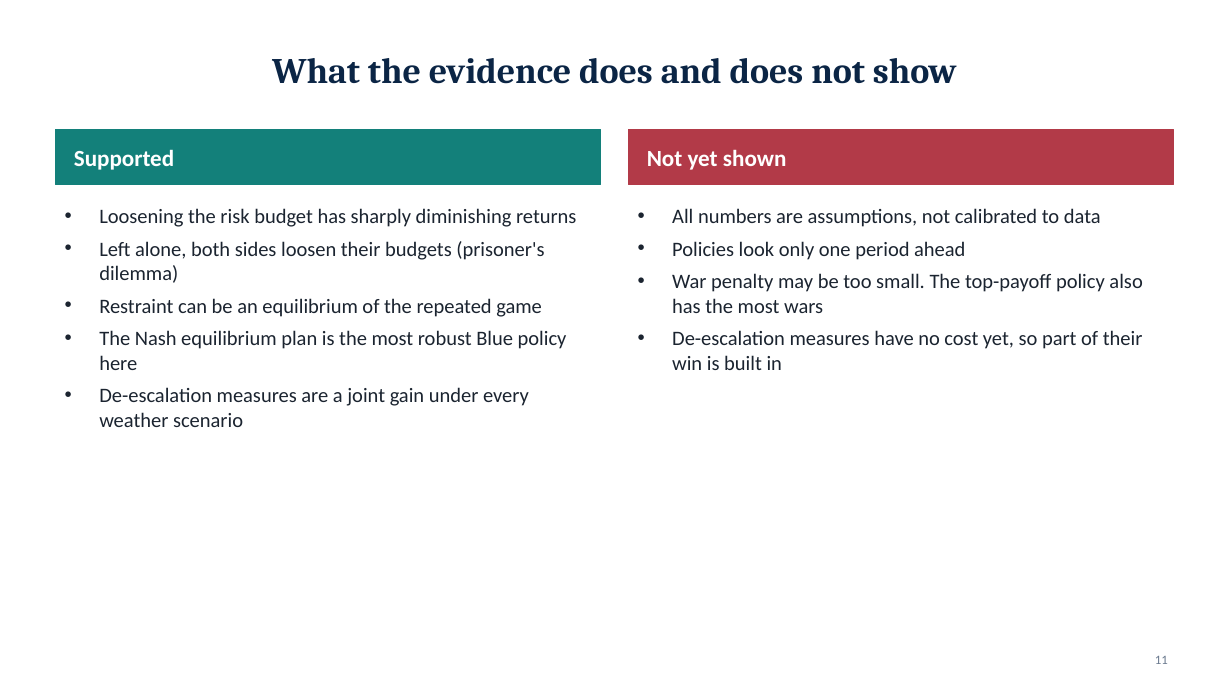
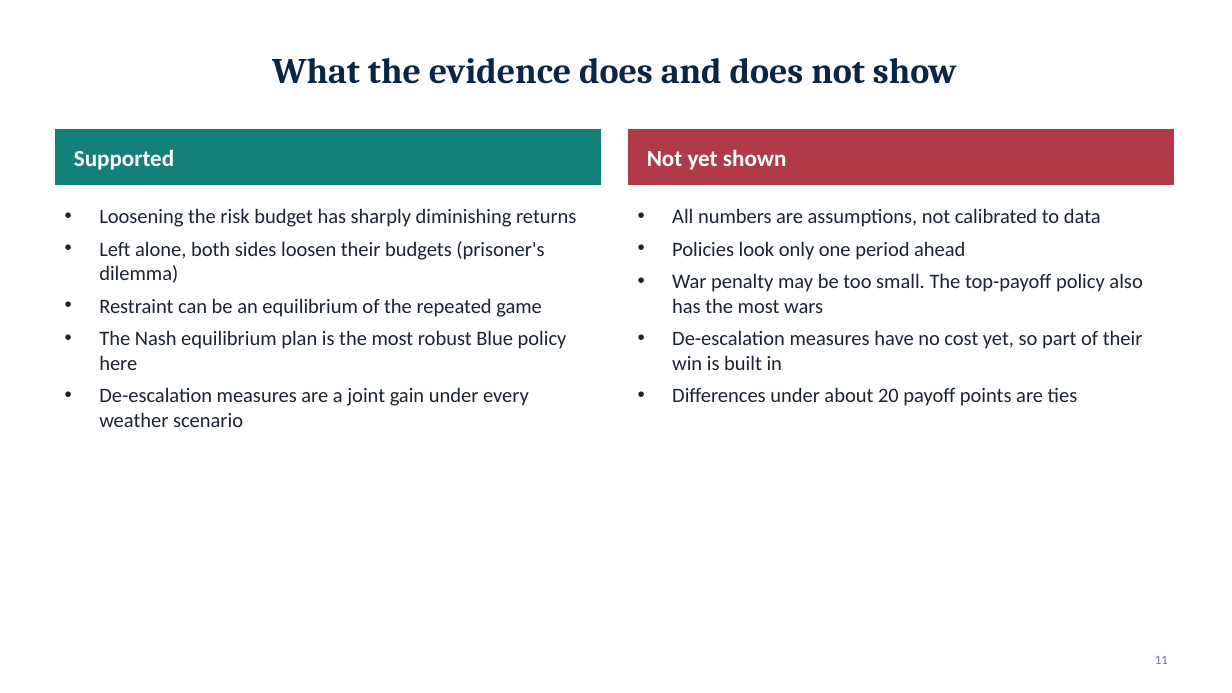
Before and after one commit to draggin-anchor/6.S974-Wargaming-Term-Project, a slide deck: slide 11 of deliverables/02-workshop1-slides.pptx. Drawn at 1232x693 pixels with LibreOffice and Linux fonts; fonts in the diff are those of the drawing. Boxes give left, top, right and bottom in pixels: in the first picture for what was removed or moved away, otherwise in the second. Text is boxed around its words. In the diff, an @@ line names an element or a change of style, - is before the commit and + after.

Commit message:
Slides: restore the ties caveat to match the paper

```diff
--- a/deliverables/02-workshop1-slides.pptx
+++ b/deliverables/02-workshop1-slides.pptx
@@ text at [672,387,1078,406]: paragraph added @@
+• Differences under about 20 payoff points are ties
```
Also in this commit, not shown: 2 other files.
